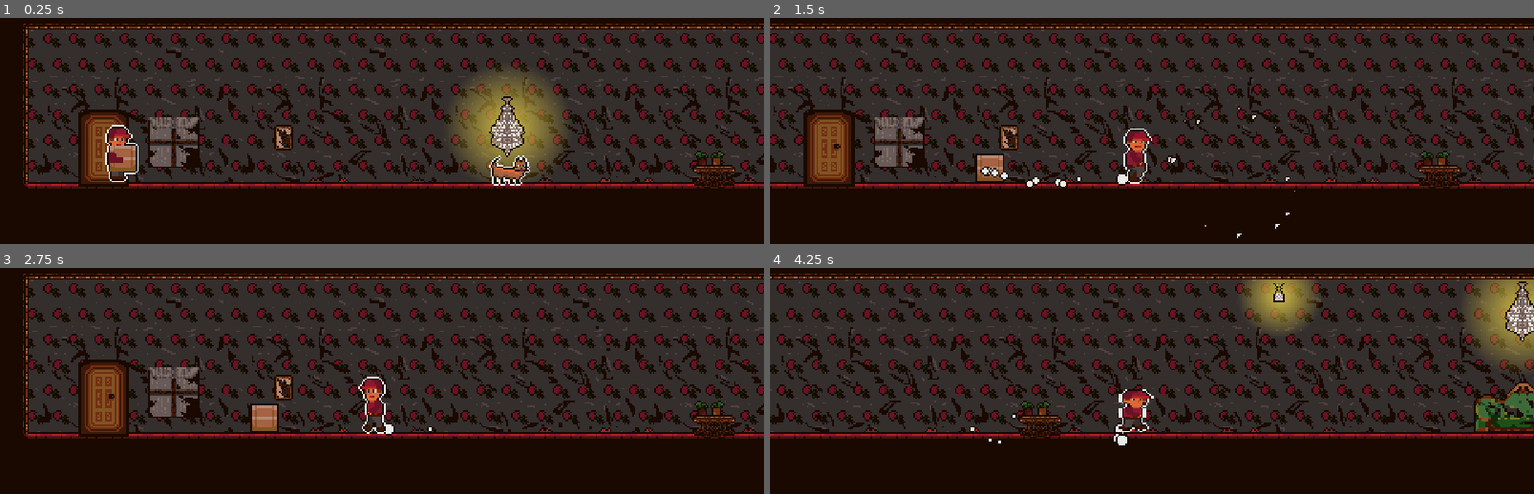
Above: before the commit, frames 1-4 (two rows, left to right).
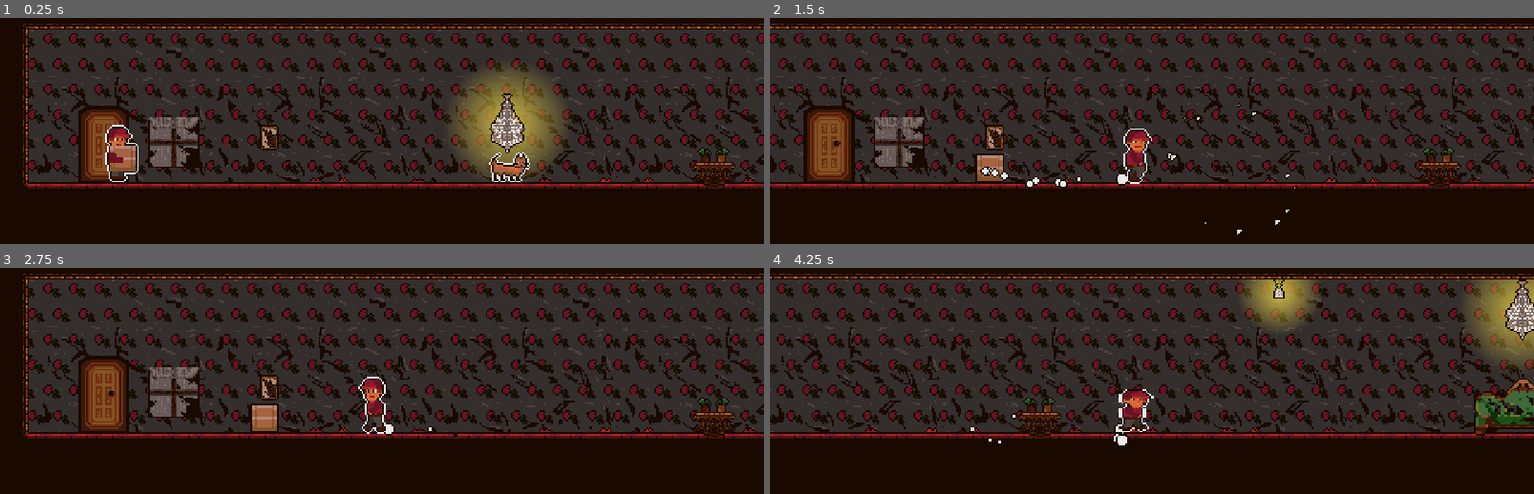
Above: after the commit, the same moments.

Repository: RemyIsCool/Carrying-Thing-Game
Game: Godot game, scene res://Levels/Level1.tscn
The game is run twice, just before and just after one commit, with the same random seed, the same clock (stepped at 60 frames per second) and the same inputs.
Inputs:
- Up to frame 1 (0.25 s): no input
- Up to frame 2 (1.5 s): hold D (right) from 0.53 s (still down); tap Space (pick_up_throw) at 0.6, 1.35 s; tap W (jump) at 0.77 s
- Up to frame 3 (2.75 s): tap W (jump) at 1.52 s; release D (right) at 2.03 s; hold A (left) from 2.03 s (still down); tap Space (pick_up_throw) at 2.1 s
- Up to frame 4 (4.25 s): release A (left) at 2.78 s; hold D (right) from 2.78 s (still down); tap Space (pick_up_throw) at 2.85, 3.6 s; tap W (jump) at 3.02, 3.77 s

The runs differ from the first frame. In frame 1, 2.6% of the frame differs, in the area x 10-97%, y 33-76%; in frame 2, 1.9%; in frame 3, 1.8%; in frame 4, 2.3%.

Commit message:
Changed some stuff.

Diff:
--- a/Levels/Level1.tscn
+++ b/Levels/Level1.tscn
@@ -237,32 +237,32 @@
 [node name="Decorations" type="Node" parent="."]
 
 [node name="GreenCouch" type="Sprite" parent="Decorations"]
-position = Vector2( 512, 16 )
-z_index = -4096
+position = Vector2( 512, 14 )
+z_index = 4000
 texture = ExtResource( 24 )
 
 [node name="RedCouch" type="Sprite" parent="Decorations"]
-position = Vector2( 1059, 16 )
+position = Vector2( 1058, 14 )
 texture = ExtResource( 23 )
 
 [node name="RedCouch2" type="Sprite" parent="Decorations"]
-position = Vector2( 2894, 16 )
+position = Vector2( 2894, 14 )
 texture = ExtResource( 23 )
 
 [node name="CatPicture" type="Sprite" parent="Decorations"]
-position = Vector2( -62, 2 )
+position = Vector2( -71, 2 )
 texture = ExtResource( 25 )
 
 [node name="Table4" type="Sprite" parent="Decorations"]
-position = Vector2( 2950, 27 )
+position = Vector2( 2950, 25 )
 texture = ExtResource( 27 )
 
 [node name="Table" type="Sprite" parent="Decorations"]
-position = Vector2( 994, 27 )
+position = Vector2( 994, 25 )
 texture = ExtResource( 27 )
 
 [node name="GreyCouch" type="Sprite" parent="Decorations"]
-position = Vector2( 3007, 16 )
+position = Vector2( 3007, 14 )
 texture = ExtResource( 26 )
 
 [node name="Window1" type="Sprite" parent="Decorations"]
@@ -270,58 +270,58 @@
 texture = ExtResource( 28 )
 
 [node name="Table2" type="Sprite" parent="Decorations"]
-position = Vector2( 1624, 27 )
+position = Vector2( 1624, 25 )
 texture = ExtResource( 27 )
 
 [node name="Pot1" type="Sprite" parent="Decorations"]
-position = Vector2( 998, 15 )
+position = Vector2( 996, 13 )
 texture = ExtResource( 22 )
 
 [node name="Pot2" type="Sprite" parent="Decorations"]
-position = Vector2( 1619, 15 )
+position = Vector2( 1619, 13 )
 texture = ExtResource( 29 )
 
 [node name="Pot3" type="Sprite" parent="Decorations"]
-position = Vector2( 2949, 15 )
+position = Vector2( 2949, 13 )
 texture = ExtResource( 30 )
 
 [node name="Pot4" type="Sprite" parent="Decorations"]
-position = Vector2( 2958, 15 )
+position = Vector2( 2958, 13 )
 texture = ExtResource( 22 )
 
 [node name="Table3" type="Sprite" parent="Decorations"]
-position = Vector2( 209, 27 )
+position = Vector2( 209, 25 )
 texture = ExtResource( 27 )
 
 [node name="Pot5" type="Sprite" parent="Decorations"]
-position = Vector2( 211, 15 )
+position = Vector2( 214, 13 )
 texture = ExtResource( 29 )
 
 [node name="Pot6" type="Sprite" parent="Decorations"]
-position = Vector2( 201, 15 )
+position = Vector2( 203, 13 )
 texture = ExtResource( 22 )
 
 [node name="Light" parent="Decorations" instance=ExtResource( 31 )]
-position = Vector2( 359, -56 )
+position = Vector2( 359, -58 )
 
 [node name="Light2" parent="Decorations" instance=ExtResource( 31 )]
-position = Vector2( 1031, -56 )
+position = Vector2( 1031, -58 )
 
 [node name="Light3" parent="Decorations" instance=ExtResource( 31 )]
-position = Vector2( 1623, -56 )
+position = Vector2( 1623, -58 )
 
 [node name="Light4" parent="Decorations" instance=ExtResource( 31 )]
-position = Vector2( 2455, -56 )
+position = Vector2( 2455, -58 )
 
 [node name="Light5" parent="Decorations" instance=ExtResource( 31 )]
-position = Vector2( 2951, -56 )
+position = Vector2( 2951, -58 )
 
 [node name="BlackRectangle" type="Sprite" parent="Decorations"]
 position = Vector2( 724, 173 )
 texture = ExtResource( 13 )
 
 [node name="Door" type="Sprite" parent="Decorations"]
-position = Vector2( -175, 9 )
+position = Vector2( -175, 7 )
 texture = ExtResource( 12 )
 
 [node name="FakeCarpet2" type="Sprite" parent="Decorations"]
@@ -333,11 +333,11 @@
 texture = ExtResource( 14 )
 
 [node name="FakeCarpet3" type="Sprite" parent="Decorations"]
-position = Vector2( 2520, 40 )
+position = Vector2( 2522, 38 )
 texture = ExtResource( 14 )
 
 [node name="FakeCarpet4" type="Sprite" parent="Decorations"]
-position = Vector2( 2536, 40 )
+position = Vector2( 2538, 38 )
 texture = ExtResource( 14 )
 
 [node name="BlackRectangle2" type="Sprite" parent="Decorations"]
@@ -345,57 +345,70 @@
 texture = ExtResource( 13 )
 
 [node name="CatCrushedAnimation" parent="Decorations" instance=ExtResource( 21 )]
-position = Vector2( 79, 22 )
+position = Vector2( 79, 20 )
 
 [node name="Cats" type="Node" parent="."]
 
 [node name="Cat" parent="Cats" instance=ExtResource( 7 )]
-position = Vector2( 916, 20 )
+position = Vector2( 916, 19 )
 speed = 70
 texture = ExtResource( 8 )
 dead_texture = ExtResource( 9 )
 left = true
 
 [node name="Cat2" parent="Cats" instance=ExtResource( 7 )]
-position = Vector2( 1295, 12 )
+position = Vector2( 1295, 19 )
 texture = ExtResource( 15 )
 dead_texture = ExtResource( 16 )
 left = true
 
 [node name="Cat3" parent="Cats" instance=ExtResource( 7 )]
-position = Vector2( 1989, 14 )
+position = Vector2( 1989, 19 )
 texture = ExtResource( 17 )
 dead_texture = ExtResource( 18 )
 left = true
 
 [node name="Cat4" parent="Cats" instance=ExtResource( 7 )]
-position = Vector2( 2262, 18 )
+position = Vector2( 2263, 19 )
 speed = 25
 texture = ExtResource( 19 )
 dead_texture = ExtResource( 20 )
 
 [node name="CatStopper3" parent="Cats" instance=ExtResource( 10 )]
-position = Vector2( 993, 20 )
+position = Vector2( 1079, 20 )
+
+[node name="CatStopper5" parent="Cats" instance=ExtResource( 10 )]
+position = Vector2( 991, 20 )
 
 [node name="CatStopper4" parent="Cats" instance=ExtResource( 10 )]
-position = Vector2( 1623, 20 )
+position = Vector2( 1359, 20 )
 
 [node name="CatStopper2" parent="Cats" instance=ExtResource( 10 )]
 position = Vector2( 2492, 21 )
 
+[node name="CatStopper8" parent="Cats" instance=ExtResource( 10 )]
+position = Vector2( 2148, 21 )
+
+[node name="CatStopper6" parent="Cats" instance=ExtResource( 10 )]
+position = Vector2( 1812, 21 )
+
+[node name="CatStopper7" parent="Cats" instance=ExtResource( 10 )]
+position = Vector2( 2036, 21 )
+
 [node name="Chandeliers" type="Node" parent="."]
 
 [node name="Chandelier6" parent="Chandeliers" instance=ExtResource( 6 )]
-position = Vector2( 2700, -46 )
+position = Vector2( 2700, -47 )
 
 [node name="Chandelier2" parent="Chandeliers" instance=ExtResource( 6 )]
-position = Vector2( 512, -46 )
+position = Vector2( 512, -47 )
+z_index = 4096
 
 [node name="Chandelier3" parent="Chandeliers" instance=ExtResource( 6 )]
-position = Vector2( 1435, -45 )
+position = Vector2( 1435, -47 )
 
 [node name="Chandelier4" parent="Chandeliers" instance=ExtResource( 6 )]
-position = Vector2( 2096, -45 )
+position = Vector2( 2096, -47 )
 
 [node name="Chandelier5" parent="Chandeliers" instance=ExtResource( 6 )]
-position = Vector2( 1752, -45 )
+position = Vector2( 1752, -47 )
